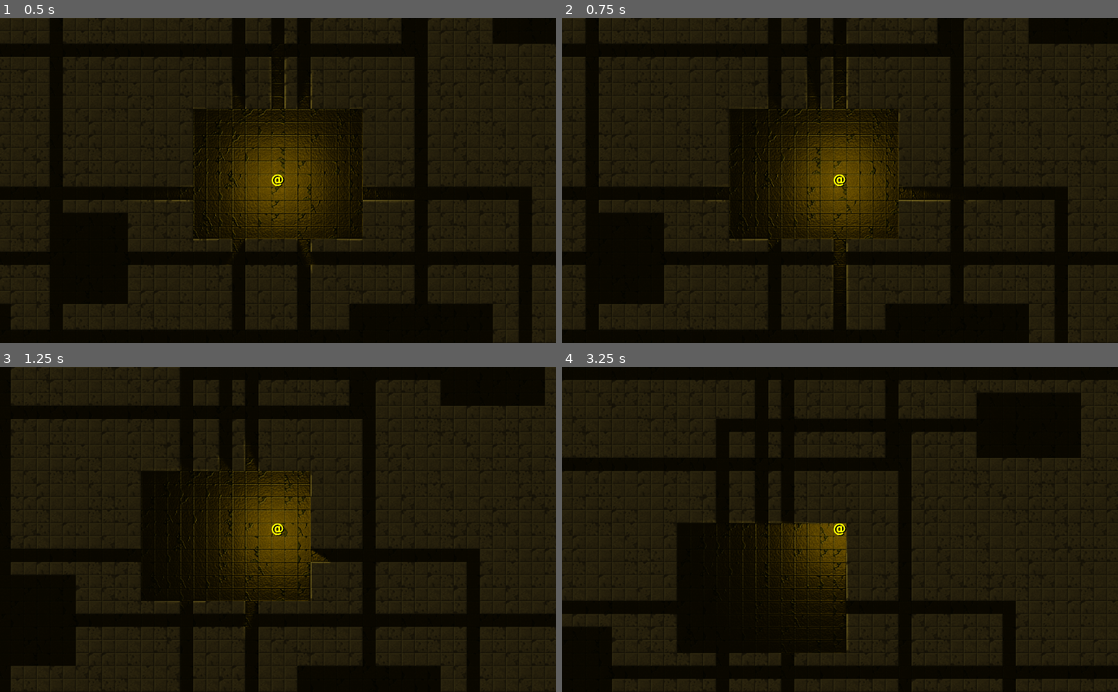
Above: before the commit, frames 1-4 (two rows, left to right).
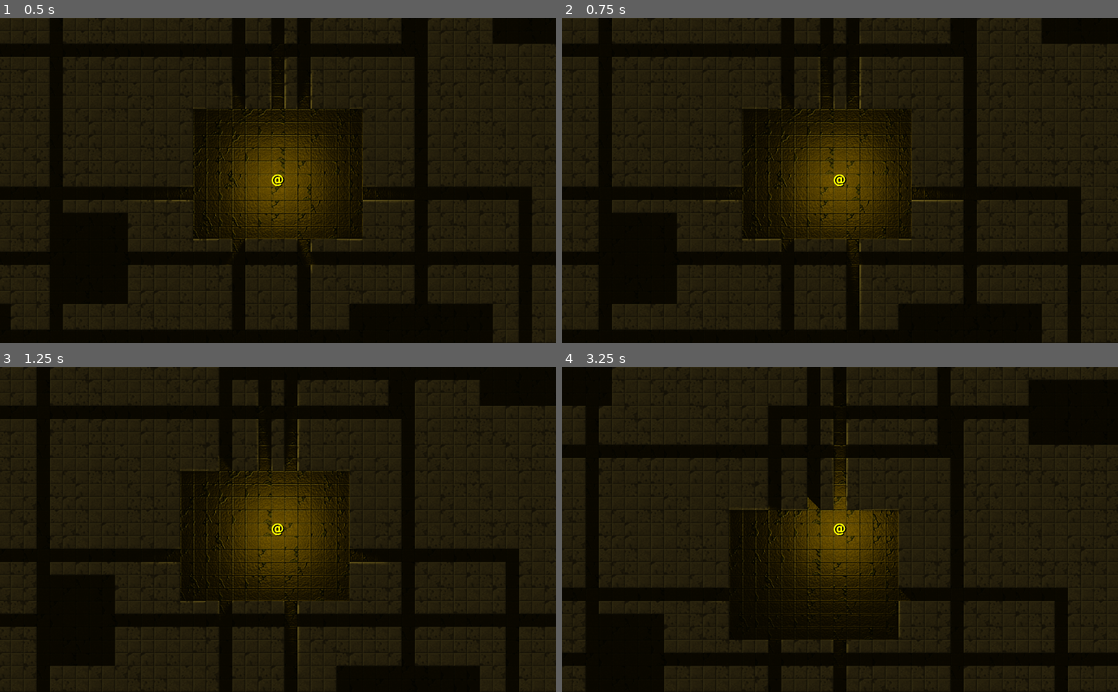
Above: after the commit, the same moments.

Repository: cyberfilth/Ashgard-Keep
Game: Godot game, scene res://scenes/Map/Map.tscn
The game is run twice, just before and just after one commit, with the same random seed, the same clock (stepped at 60 frames per second) and the same inputs.
Inputs:
- Up to frame 1 (0.5 s): no input
- Up to frame 2 (0.75 s): tap Enter at 0.5 s; hold D (step_E) from 0.53 s (still down)
- Up to frame 3 (1.25 s): keep holding D (step_E); tap W (step_N) at 0.8 s
- Up to frame 4 (3.25 s): tap Space at 1.25, 2.75 s; release D (step_E) at 1.28 s; tap W (step_N) at 1.35 s; tap E (step_NE) at 1.55 s; tap Enter at 2 s; hold E (step_NE) 2.03-2.78 s; tap Q (step_NW) at 2.3, 2.85 s; tap S (step_S, bound only after the commit) at 3.05 s

Frame 1 is identical in both runs. In frame 2, 11% of the frame differs, in the area x 0-100%, y 0-100%; in frame 3, 14%; in frame 4, 27%.

Commit message:
Improved WASD movement

Diff:
--- /dev/null
+++ b/global/FOVGen.gd
@@ -0,0 +1,155 @@
+#################################
+#								#
+#	FIELD OF VIEW GENERATOR		#
+#								#
+#################################
+
+extends Node
+
+
+
+
+# Calculates an array of cells within the FOV of the origin within radius range
+#  data= source datamap (2-dimensional array of int)
+#  wall_index= datamap int which represents a sight-blocker
+#  origin= origin cell to cast FOV from
+#  radius= distance in cells to cast to (only cells within radius are considered)
+
+func calculate_fov(data, wall_index, origin, radius):
+	print("Calculating fov for : " + str(origin) + " r: " + str(radius) + " " + str(wall_index))
+	var rect = get_fov_rect(origin, radius)
+	var cells = []
+	# scan top edge
+	for x in range(rect.position.x, rect.end.x-1):
+		var V = Vector2(x,rect.position.y)
+		var line = cast_fov_ray(data,wall_index,origin,V)
+		for cell in line:
+			if not cell in cells:
+				if int(cell.distance_to(origin)) <= radius:
+					cells.append(cell)
+	# scan bottom edge
+		V = Vector2(x,rect.end.y-1)
+		line = cast_fov_ray(data,wall_index,origin,V)
+		for cell in line:
+			if not cell in cells:
+				if int(cell.distance_to(origin)) <= radius:
+					cells.append(cell)
+	# scan left edge
+	for y in range(rect.position.y, rect.end.y):
+		var V = Vector2(rect.position.x, y)
+		var line = cast_fov_ray(data,wall_index,origin,V)
+		for cell in line:
+			if not cell in cells:
+				if int(cell.distance_to(origin)) <= radius:
+					cells.append(cell)
+	#scan right edge
+		V = Vector2(rect.end.x-1, y)
+		line = cast_fov_ray(data,wall_index,origin,V)
+		for cell in line:
+			if not cell in cells:
+				if int(cell.distance_to(origin)) <= radius:
+					cells.append(cell)
+
+
+	for cell in cells:
+		if not is_wall(data, wall_index, cell):
+			for x in range(-1,2):
+				for y in range(-1,2):
+					var ncell = cell+Vector2(x,y)
+					if -1 < ncell.x and ncell.x <= data.size()-1 and -1 < ncell.y and ncell.y <= data[0].size()-1:
+						if is_wall(data, wall_index, ncell) and int(ncell.distance_to(origin)) <= radius:
+							cells.append(ncell)
+
+	return cells
+
+
+# Construct a rectangle around origin with radius distance to an edge
+func get_fov_rect(origin, radius):
+	var x = origin.x - radius
+	var y = origin.y - radius
+	var s = 1+(radius*2)
+	return Rect2(Vector2(x,y),Vector2(s,s))
+
+# Check for wall index in datamap cell
+func is_wall(data, wall_index, cell):
+	return data[cell.x][cell.y] == wall_index
+
+
+
+# Cast a fov line, stopping at first blocking cell
+func cast_fov_ray(data,wall_index,from,to):
+	var cells = []
+	var line = get_line(from,to)
+	for cell in line:
+		if -1 < cell.x and cell.x <= data.size()-1 and -1 < cell.y and cell.y <= data[0].size()-1:
+			# Check for blocking cell
+			if not is_wall(data, wall_index, cell):
+				cells.append(cell)
+			else:
+				# include the blocking cell in the list
+				cells.append(cell)
+				return cells
+	return cells
+
+# Returns an array of datamap cells that lie
+# under the from map cell to map cell
+func get_line(from,to):
+	# setup
+	var x1 = from.x
+	var y1 = from.y
+	var x2 = to.x
+	var y2 = to.y
+	var dx = x2 - x1
+	var dy = y2 - y1
+
+
+	# determine steepness of line
+	var is_steep = abs(dy) > abs(dx)
+	# rotate line if steep
+	if is_steep:
+		# swap x1/y1
+		var ox = x1
+		x1 = y1
+		y1 = ox
+		# swap x2/y2
+		ox = x2
+		x2 = y2
+		y2 = ox
+
+	# swap start points if needed
+	var swapped = false
+	if x1 > x2:
+		# swap x1/x2
+		var ox = x1
+		x1 = x2
+		x2 = ox
+		# swap y1/y2
+		var oy = y1
+		y1 = y2
+		y2 = oy
+		swapped = true
+
+	# recalculate differentials
+	dx = x2-x1
+	dy = y2-y1
+
+	# calculate error
+	var error = int(dx / 2.0)
+	var ystep = 1 if y1 < y2 else -1
+
+	# iterate over bounding box generating points between
+	var y = y1
+	var points = []
+	for x in range(x1, x2+1):
+		var coord = Vector2(y,x) if is_steep else Vector2(x,y)
+		points.append(coord)
+		error -= abs(dy)
+		if error < 0:
+			y += ystep
+			error += dx
+
+	# reverse list if coordinates were swapped
+	if swapped:
+		points.invert()
+
+	return points
--- /dev/null
+++ b/objects/components/FogSet_edit.tscn
@@ -0,0 +1,8 @@
+[gd_scene load_steps=2 format=2]
+
+[ext_resource path="res://graphics/dungeon/fog.png" type="Texture" id=1]
+
+[node name="FogSet" type="Node"]
+
+[node name="fog" type="Sprite" parent="."]
+texture = ExtResource( 1 )
--- a/objects/components/Player.gd
+++ b/objects/components/Player.gd
@@ -30,20 +30,20 @@
 func _ready():
 	set_process_input(true)
 
-func _input(_event):
-	if Input.is_action_pressed( "step_N" ):
+func _input(event):
+	if event.is_action_pressed( "step_N" ):
 		step( DIRECTIONS.N )
-	if Input.is_action_pressed( "step_NE" ):
+	if event.is_action_pressed( "step_NE" ):
 		step( DIRECTIONS.NE )
-	if Input.is_action_pressed( "step_E" ):
+	if event.is_action_pressed( "step_E" ):
 		step( DIRECTIONS.E )
-	if Input.is_action_pressed( "step_SE" ):
+	if event.is_action_pressed( "step_SE" ):
 		step( DIRECTIONS.SE )
-	if Input.is_action_pressed( "step_S" ):
+	if event.is_action_pressed( "step_S" ):
 		step( DIRECTIONS.S )
-	if Input.is_action_pressed( "step_SW" ):
+	if event.is_action_pressed( "step_SW" ):
 		step( DIRECTIONS.SW )
-	if Input.is_action_pressed( "step_W" ):
+	if event.is_action_pressed( "step_W" ):
 		step( DIRECTIONS.W )
-	if Input.is_action_pressed( "step_NW" ):
+	if event.is_action_pressed( "step_NW" ):
 		step( DIRECTIONS.NW )
--- a/project.godot
+++ b/project.godot
@@ -69,7 +69,7 @@
 }
 step_S={
 "deadzone": 0.5,
-"events": [ Object(InputEventKey,"resource_local_to_scene":false,"resource_name":"","device":0,"alt":false,"shift":false,"control":false,"meta":false,"command":false,"pressed":false,"scancode":88,"unicode":0,"echo":false,"script":null)
+"events": [ Object(InputEventKey,"resource_local_to_scene":false,"resource_name":"","device":0,"alt":false,"shift":false,"control":false,"meta":false,"command":false,"pressed":false,"scancode":83,"unicode":0,"echo":false,"script":null)
  ]
 }
 step_SW={
--- /dev/null
+++ b/scenes/Map/Fogmap.gd
@@ -0,0 +1,61 @@
+extends TileMap
+
+onready var map = get_parent()
+#var map = null
+
+func fill():
+	for x in range(map.size()):
+		for y in range(map[x].size()):
+			#print("Filling fog for cell: " + str(x) + " " + str(y))
+			#set_cell(x,y, map.data[x][y])
+			set_cell(x,y,0)
+
+#-------------------
+# lightmap
+func fill_cells(cells):
+	for cell in cells:
+		set_cell(cell[0],cell[1], map.data.map[cell[0]][cell[1]])
+
+func reveal_all():
+	for x in range(map.data.map.size()):
+		for y in range(map.data.map[x].size()):
+			#print("Filling fog for cell: " + str(x) + " " + str(y))
+			set_cell(x,y, -1)
+
+
+func reveal(cells):
+	for cell in cells:
+		#print("Revealing cell " + str(cell))
+		#print(str(get_cell(cell[0], cell[1])))
+		#if get_cell(cell[0], cell[1]) != -1:
+		if get_cellv(cell) != -1:
+			set_cellv(cell,-1)
+		#set_cell(cell[0], cell[1], -1)
+		#print("Revealed cell " + str(cell))
+
+# for game load
+func reveal_from_data(data):
+	#print("Revealing from data..")
+	var cells = []
+	for x in range(data.size()-1):
+		for y in range(data[x].size()-1):
+			if data[x][y] == -1:
+				cells.append(Vector2(x,y))
+	reveal(cells)
+
+func get_fog_data(size_x, size_y):
+	var data = []
+	#var size = RPG.MAP_SIZE
+	for x in range(size_x):
+		var col = []
+		for y in range(size_y):
+			col.append(get_cell(x,y))
+		data.append(col)
+	return data
+
+
+func _ready():
+	# if we're not loading:
+	#if not RPG.restore_game:
+		# we have to defer since otherwise we don't have access to map data
+	call_deferred("fill") #fill()
--- /dev/null
+++ b/tilesets/FogMap.tres
@@ -0,0 +1,15 @@
+[gd_resource type="TileSet" load_steps=2 format=2]
+
+[ext_resource path="res://graphics/dungeon/fog.png" type="Texture" id=1]
+
+[resource]
+0/name = "fog"
+0/texture = ExtResource( 1 )
+0/tex_offset = Vector2( 0, 0 )
+0/modulate = Color( 1, 1, 1, 1 )
+0/region = Rect2( 0, 0, 24, 24 )
+0/tile_mode = 0
+0/occluder_offset = Vector2( 12, 12 )
+0/navigation_offset = Vector2( 12, 12 )
+0/shapes = [  ]
+0/z_index = 0
Not shown, added: Example_screenshot.png.import
Binary file added: graphics/dungeon/floors/grey_dirt0.png
Not shown, added: graphics/dungeon/floors/grey_dirt0.png.import
Binary file added: graphics/dungeon/floors/grey_dirt1.png
Not shown, added: graphics/dungeon/floors/grey_dirt1.png.import
Binary file added: graphics/dungeon/floors/grey_dirt2.png
Not shown, added: graphics/dungeon/floors/grey_dirt2.png.import
Binary file added: graphics/dungeon/floors/grey_dirt3.png
Not shown, added: graphics/dungeon/floors/grey_dirt3.png.import
Binary file added: graphics/dungeon/floors/grey_dirt4.png
Not shown, added: graphics/dungeon/floors/grey_dirt4.png.import
Binary file added: graphics/dungeon/floors/grey_dirt5.png
(and 20 more such lines)
